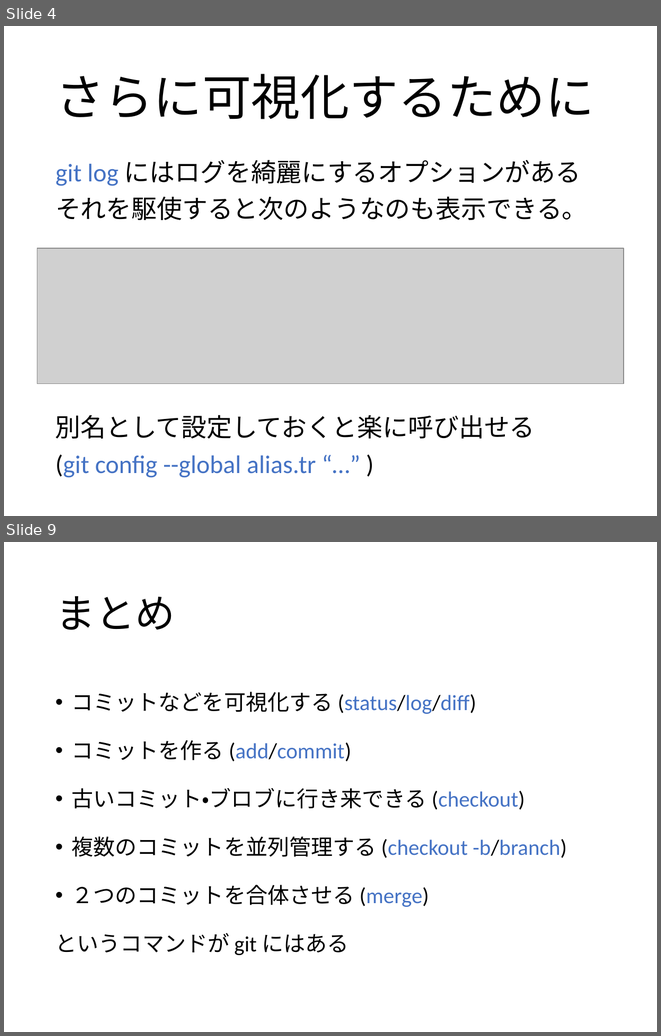
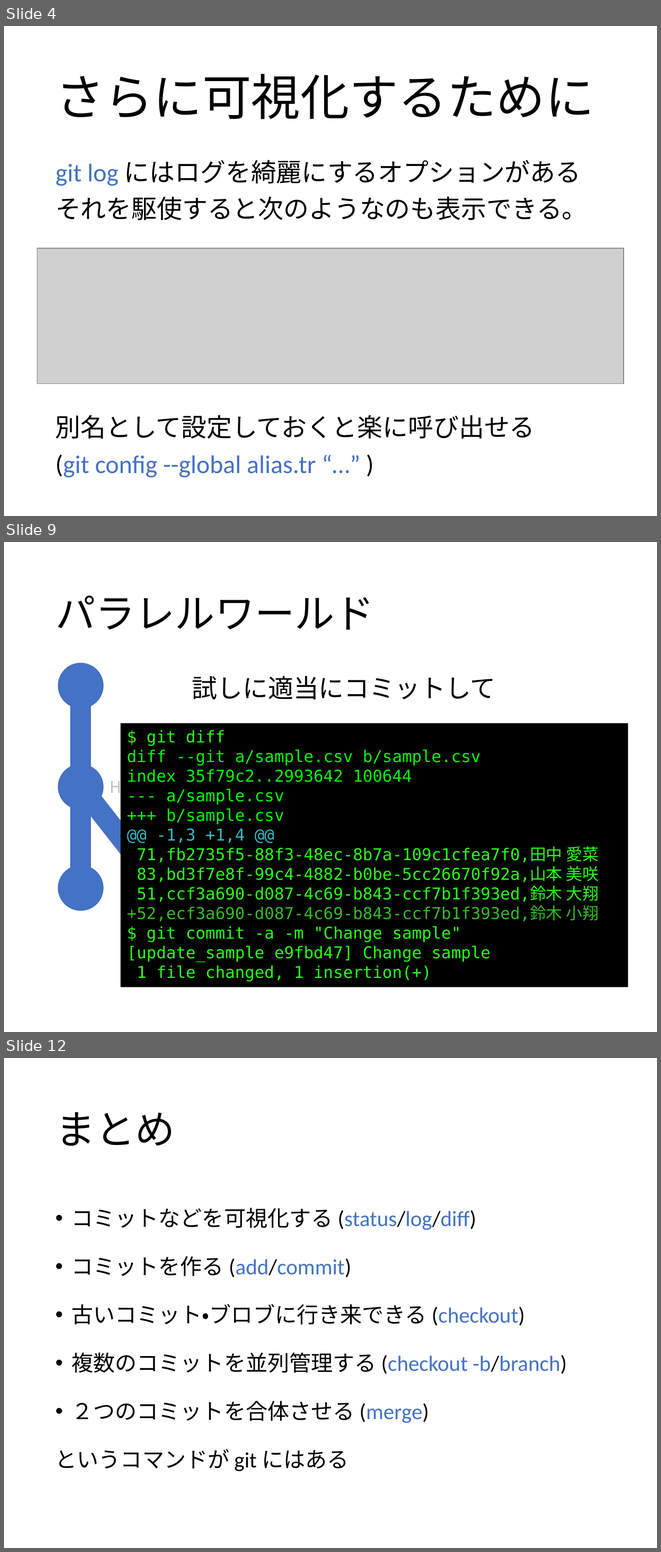
Before and after one commit to matsubara0507/learn-you-a-git-for-great-good, a slide deck: slide/part2.pptx. Shown one above the other, each under a label of ours: slides 4 and 9 before the commit, slides 4, 9 and 12 after it; the slides between them are not shown. The pictures are 661x1036 and 661x1552 pixels, drawn with LibreOffice and Linux fonts; fonts in the diff are those of the drawing; grey boxes stand for pictures; background and template pictures are left out. Boxes give left, top, right and bottom in pixels: in the first picture for what was removed or moved away, otherwise in the second. Text is boxed around its words. In the diff, an @@ line names an element or a change of style, - is before the commit and + after.

```diff
--- a/slide/part2.pptx
+++ b/slide/part2.pptx
@@ slide 9 added at (4,542,657,1032), background #FFFFFF @@
@@ title added at (55,596,374,630), 44 pt, text #000000 @@
+パラレルワールド
@@ ellipse added at (58,663,103,708), fill #4472C4 @@
@@ text added at (192,676,496,699), 28 pt, text #000000 @@
+試しに適当にコミットして
@@ line added from (80, 686) to (80, 888), #4472C4 23 pt @@
@@ rectangle added at (120,723,628,987), fill #000000, 18 pt, text #28FE14 @@
+$ git diff
+diff --git a/sample.csv b/sample.csv
+index 35f79c2..2993642 100644
+--- a/sample.csv
++++ b/sample.csv
+@@ -1,3 +1,4 @@
+71,fb2735f5-88f3-48ec-8b7a-109c1cfea7f0,田中 愛菜
+83,bd3f7e8f-99c4-4882-b0be-5cc26670f92a,山本 美咲
+51,ccf3a690-d087-4c69-b843-ccf7b1f393ed,鈴木 大翔
++52,ecf3a690-d087-4c69-b843-ccf7b1f393ed,鈴木 小翔
+$ git commit -a -m "Change sample"
+[update_sample e9fbd47] Change sample
+1 file changed, 1 insertion(+)
@@ ellipse added at (58,764,103,810), fill #4472C4 @@
@@ text added at (110,776,152,797), 18 pt, text #BFBFBF @@
+HEAD
@@ line added from (80, 786) to (160, 888), #4472C4 23 pt @@
@@ ellipse added at (58,865,103,911), fill #4472C4 @@
@@ what was slide 9 is now slide 12 @@
```
Also in this commit, not shown: 4 slides changed, 2 other slides added, 7 other files.
